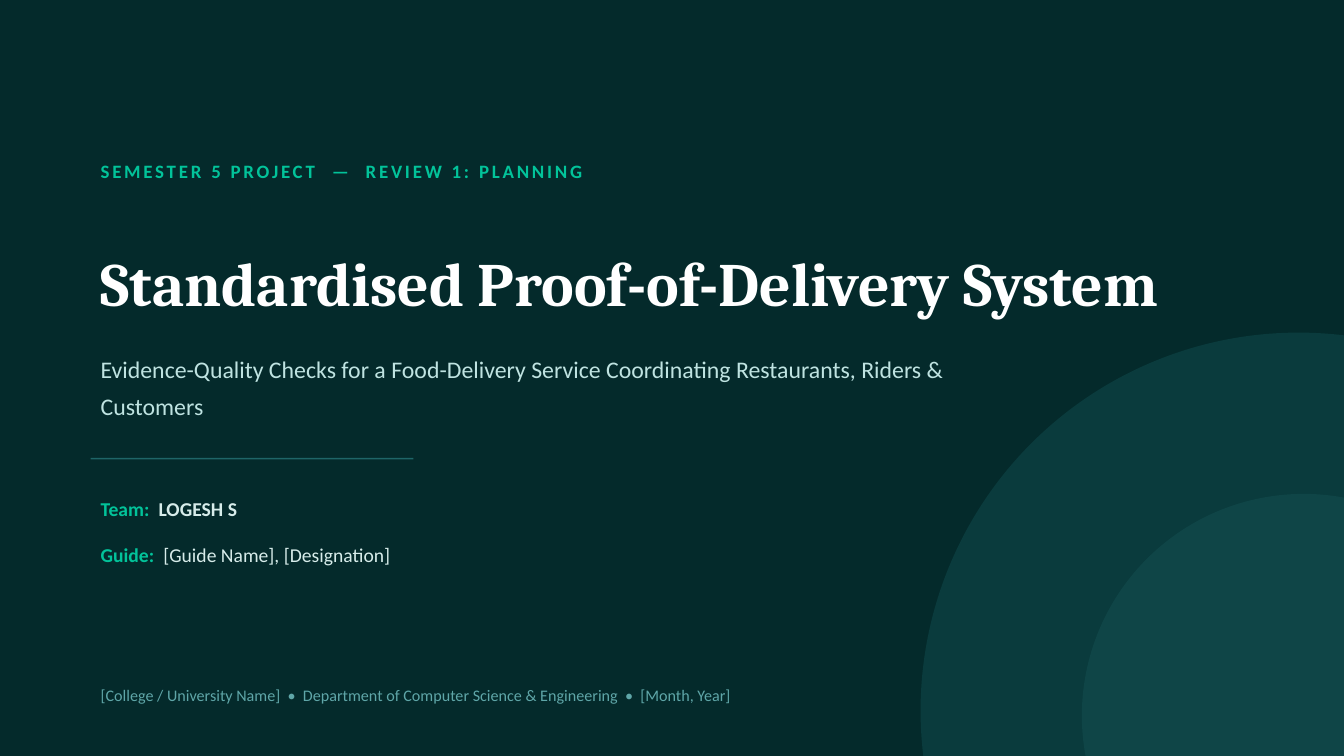
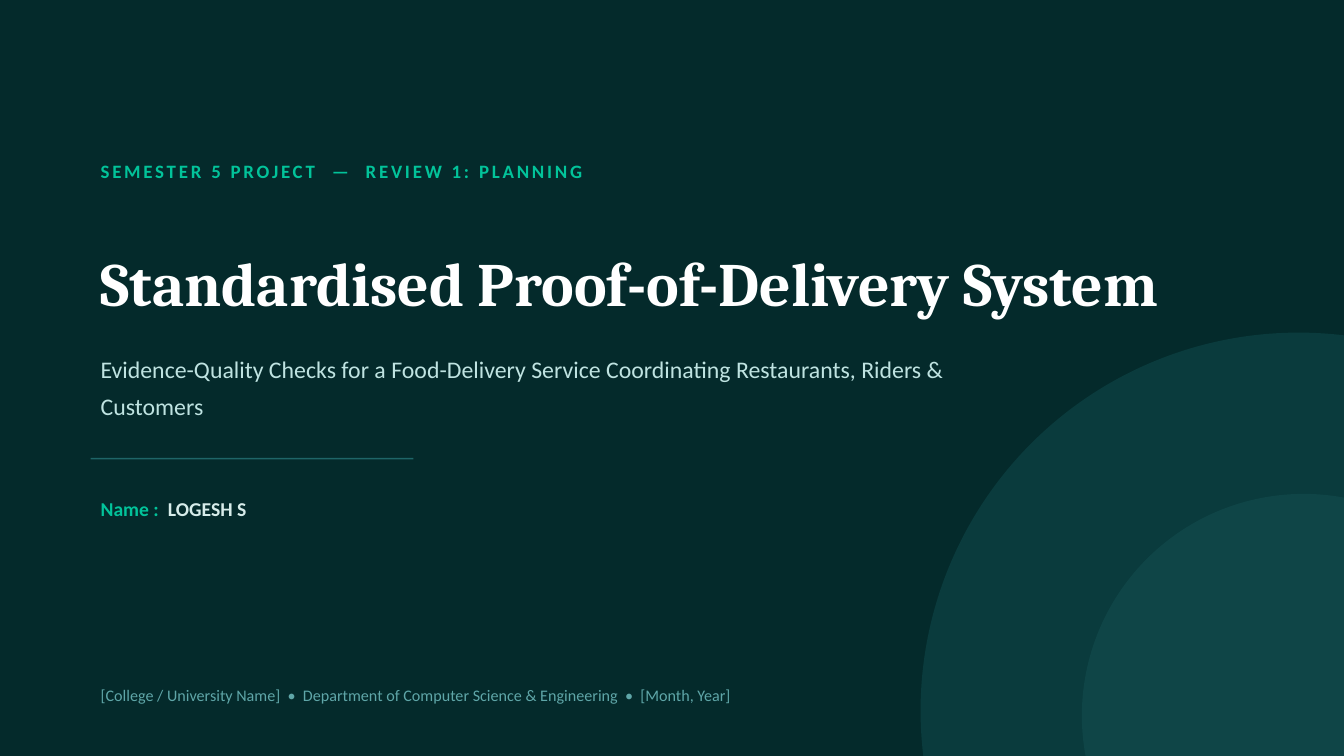
Before and after one commit to Logesh-Selvaraj/POD_System, a slide deck: slide 1 of review_1/Proof_of_Delivery_Review1.pptx. Drawn at 1344x756 pixels with LibreOffice and Linux fonts; fonts in the diff are those of the drawing. Boxes give left, top, right and bottom in pixels: in the first picture for what was removed or moved away, otherwise in the second. Text is boxed around its words. In the diff, an @@ line names an element or a change of style, - is before the commit and + after.

```diff
--- a/review_1/Proof_of_Delivery_Review1.pptx
+++ b/review_1/Proof_of_Delivery_Review1.pptx
@@ text at (101, 503, 246, 516): text changed @@
-Team: LOGESH S
+Name : LOGESH S
@@ text removed at (101, 548, 390, 566) @@
-Guide: [Guide Name], [Designation]
```
Also in this commit, not shown: 1 other slide changed.
